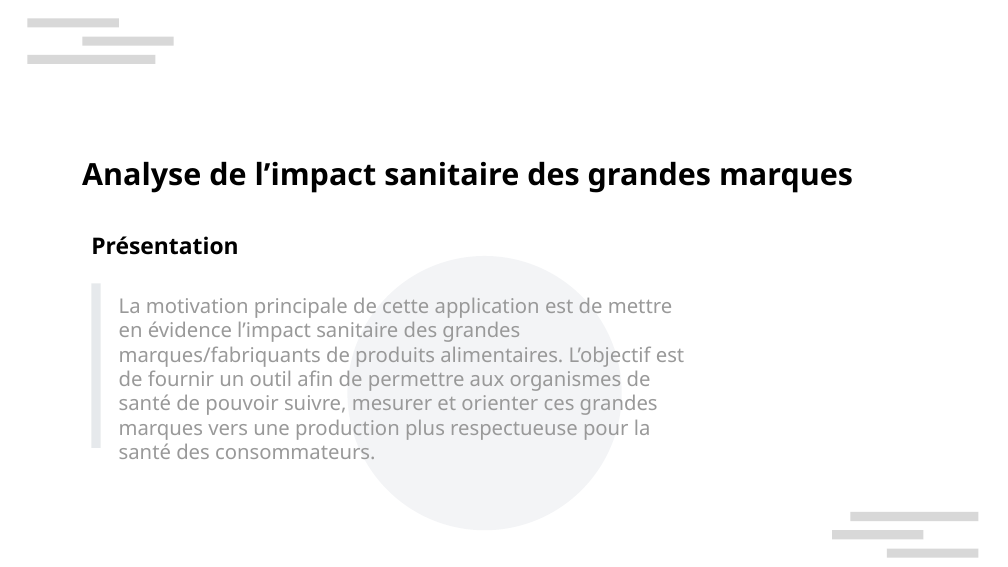
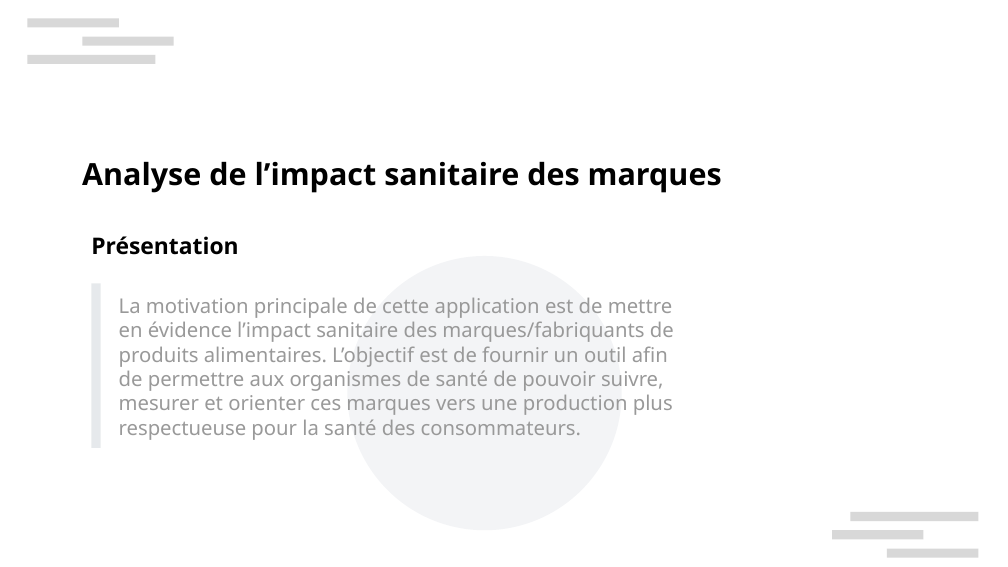
Before and after one commit to curiousmindflow/oc-ml-p2, a slide deck: slide 2 of report/P2_01_presentation.odp. Drawn at 1008x567 pixels with LibreOffice and Linux fonts; fonts in the diff are those of the drawing; background and template pictures are left out. Boxes give left, top, right and bottom in pixels: in the first picture for what was removed or moved away, otherwise in the second. Text is boxed around its words. In the diff, an @@ line names an element or a change of style, - is before the commit and + after.

```diff
--- a/report/P2_01_presentation.odp
+++ b/report/P2_01_presentation.odp
@@ text at box(82, 161, 722, 193): text changed @@
-Analyse de l’impact sanitaire des grandes marques
+Analyse de l’impact sanitaire des marques
@@ text at box(119, 297, 674, 440): text changed @@
-La motivation principale de cette application est de mettre en évidence l’impact sanitaire des grandes marques/fabriquants de produits alimentaires. L’objectif est de fournir un outil afin de permettre aux organismes de santé de pouvoir suivre, mesurer et orienter ces grandes marques vers une production plus respectueuse pour la santé des consommateurs.
+La motivation principale de cette application est de mettre en évidence l’impact sanitaire des marques/fabriquants de produits alimentaires. L’objectif est de fournir un outil afin de permettre aux organismes de santé de pouvoir suivre, mesurer et orienter ces marques vers une production plus respectueuse pour la santé des consommateurs.
```
Also in this commit, not shown: 2 other slides changed, 17 slides added, 5 slides removed, 19 other files.
